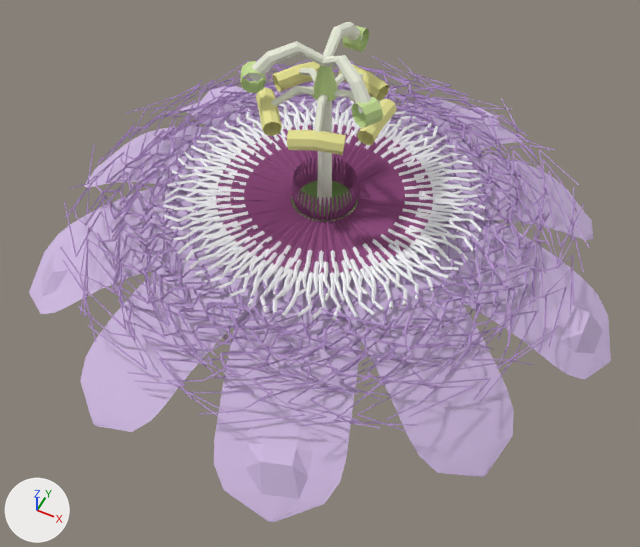
The OBJ model models/passiflora_incarnata.obj as it was, and as the next commit left it.
The view is the same before and after, from a 50 mm camera at (47.3, -96.4, 102.1) aimed at (2.6, -6.8, -9.8). Every picture has the same lights, and +X, +Y and +Z are marked at lower left. The first picture is the older version. Where no turn or scale is listed for an object, it has been applied to the vertices. Vertices at exactly the same position are counted once.

Objects in the first picture: 'passiflora_incarnata'.
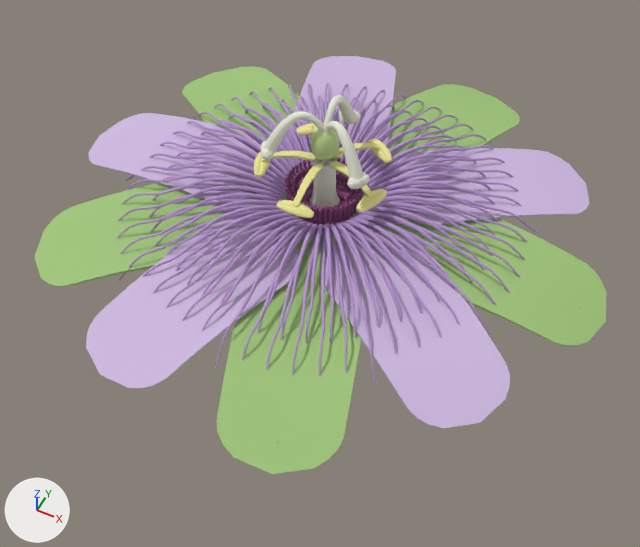
Pixel boxes (x1, y1, x2, y2) of what changed, in the pictures (640 x 547 px):
'passiflora_incarnata', reshaped (16% shorter): before (29, 22, 611, 522); after (34, 56, 606, 474)
part 1 of me_passiflora_incarnata, rebuilt (mostly hidden afterwards): before (291, 181, 358, 222); after (284, 172, 365, 242)
part 2 of me_passiflora_incarnata, rebuilt: before (414, 220, 611, 380); after (370, 217, 606, 346)
part 3 of me_passiflora_incarnata, rebuilt (20% shorter): before (29, 185, 246, 314); after (34, 183, 258, 286)
part 4 of me_passiflora_incarnata, rebuilt: before (180, 86, 300, 149); after (182, 66, 299, 146)
part 5 of me_passiflora_incarnata, rebuilt: before (386, 99, 523, 154); after (370, 84, 520, 169)
part 6 of me_passiflora_incarnata, rebuilt (16% shorter): before (327, 240, 514, 477); after (320, 230, 510, 429)
part 7 of me_passiflora_incarnata, rebuilt (20% shorter): before (80, 217, 293, 432); after (86, 217, 298, 388)
part 8 of me_passiflora_incarnata, rebuilt (16% taller): before (84, 126, 267, 202); after (88, 113, 267, 201)
part 9 of me_passiflora_incarnata, rebuilt (mostly hidden before): before (293, 82, 396, 141); after (288, 56, 396, 157)
part 10 of me_passiflora_incarnata, rebuilt: before (411, 152, 593, 240); after (388, 148, 590, 225)
part 11 of me_passiflora_incarnata, rebuilt: before (168, 157, 206, 178); after (126, 165, 262, 184)
part 12 of me_passiflora_incarnata, deleted: before (60, 22, 590, 431)
part 13 of me_passiflora_incarnata, built on: before (65, 56, 559, 522); after (58, 83, 581, 474)

The change, as a list of edits to the scene's bpy script:
```text
Change me_passiflora_incarnata:
    used by ob_passiflora_incarnata; location = (0.0, 0.0, 0.0)
    remove me_passiflora_incarnata.from_pydata(...)  # 17456 vertices, 29132 faces; spans x -49.5..51.2, y -48.8..48.8, z -38.2..30.9
    add me_passiflora_incarnata.from_pydata(...)  # 43737 vertices, 84204 faces; spans x -46.2..48.4, y -46.3..46.3, z -34.2..18.7
    me_passiflora_incarnata part 1: the loose piece of 160 vertices spanning x -8.4..8.4, y -8.0..8.0, z -9.0..0.0 is rebuilt with 280 vertices and now spans x -8.2..8.9, y -8.7..8.7, z -4.0..0.2
    me_passiflora_incarnata part 2: the loose piece of 149 vertices spanning x 7.5..51.2, y -9.5..9.4, z -13.4..0.2 is rebuilt with 652 vertices and now spans x 7.8..48.4, y -9.7..9.7, z -4.9..0.1, in mat_mat_caliz (green #a0c57a)
    me_passiflora_incarnata part 3: the loose piece of 149 vertices spanning x -43.4..-5.2, y -34.3..-1.4, z -13.4..0.2 is rebuilt with 652 vertices and now spans x -41.2..-6.2, y -32.7..-1.5, z -4.9..0.1, in mat_mat_caliz (green #a0c57a)
    me_passiflora_incarnata part 4: the loose piece of 149 vertices spanning x -43.4..-5.2, y 1.4..34.3, z -13.4..0.2 is rebuilt with 652 vertices and now spans x -41.2..-6.2, y 1.5..32.7, z -4.9..0.1, in mat_mat_caliz (green #a0c57a)
    me_passiflora_incarnata part 5: the loose piece of 149 vertices spanning x -4.1..22.7, y 7.1..48.8, z -13.4..0.2 is rebuilt with 652 vertices and now spans x -4.1..21.6, y 7.4..46.3, z -4.9..0.1, in mat_mat_caliz (green #a0c57a)
    me_passiflora_incarnata part 6: the loose piece of 149 vertices spanning x 5.4..41.7, y -32.8..-1.8, z -12.6..1.0 is rebuilt with 652 vertices and now spans x 6.1..39.3, y -31.1..-1.7, z -2.9..0.8
    me_passiflora_incarnata part 7: the loose piece of 149 vertices spanning x -21.4..3.4, y -47.2..-7.1, z -12.6..1.0 is rebuilt with 652 vertices and now spans x -20.4..3.6, y -44.3..-7.2, z -2.9..0.8
    me_passiflora_incarnata part 8: the loose piece of 149 vertices spanning x -49.5..-7.5, y -8.6..8.6, z -12.6..1.0 is rebuilt with 652 vertices and now spans x -46.2..-7.6, y -9.0..9.0, z -2.9..0.8
    me_passiflora_incarnata part 9: the loose piece of 149 vertices spanning x -21.4..3.4, y 7.1..47.2, z -12.6..1.0 is rebuilt with 652 vertices and now spans x -20.4..3.6, y 7.2..44.3, z -2.9..0.8
    me_passiflora_incarnata part 10: the loose piece of 149 vertices spanning x 5.4..41.7, y 1.8..32.8, z -12.6..1.0 is rebuilt with 652 vertices and now spans x 6.1..39.3, y 1.7..31.1, z -2.9..0.8
    me_passiflora_incarnata part 11: the loose piece of 32 vertices spanning x -31.6..-20.2, y -8.7..-0.5, z -3.2..2.2 is rebuilt with 199 vertices and now spans x -34.8..-7.2, y -8.1..-1.3, z -2.9..3.6
    me_passiflora_incarnata part 12: 594 loose pieces with 14306 vertices, spanning x -43.1..43.3, y -43.3..43.0, z -4.0..30.9, are deleted
    me_passiflora_incarnata part 13: 10 vertices moved within x -12.0..22.2, y -32.1..30.3, z -2.3..3.2; 1536 vertices removed from x -43.0..42.5, y -48.8..42.0, z -13.4..22.0; 37298 vertices added at x -37.9..46.9, y -46.3..44.6, z -32.1..18.7
    other edits to the shape of me_passiflora_incarnata do not show in these pictures
```
